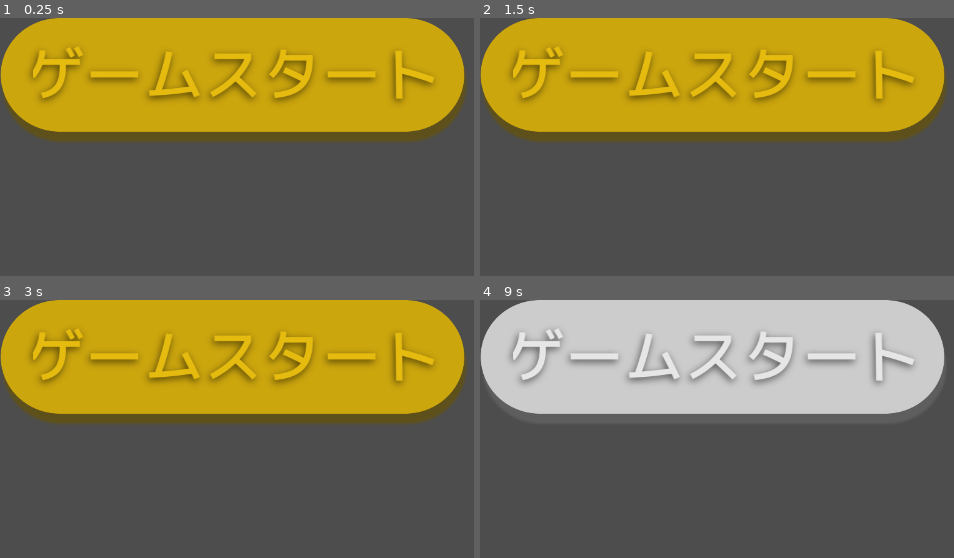
Above: before the commit, frames 1-4 (two rows, left to right).
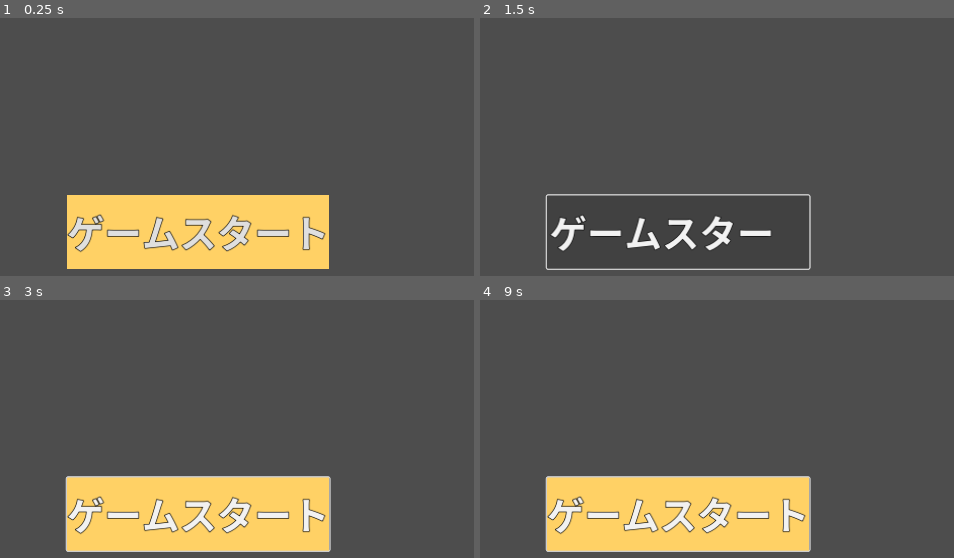
Above: after the commit, the same moments.

Repository: rikiaaaan/sustainable-development-game
Game: Godot game, scene res://title/title.tscn
Same seed, same stepped clock (60 frames per second), same inputs: the game is played once before the commit and once after it. This scene is started directly instead of the project's main scene.
Inputs (mouse positions are in pixels of both pictures, inside the frame that each line leads up to):
- Up to frame 1 (0.25 s): no input
- Up to frame 2 (1.5 s): click (679, 232) at 0.5 s, where only the run after the commit has a clickable "ゲームスタート"; click (679, 232) at 1.25 s, where only the run after the commit has a clickable "ゲームスタート"
- Up to frame 3 (3 s): click (199, 514) at 2 s, where only the run after the commit has a clickable "ゲームスタート"; tap Enter at 2.75 s; move the mouse to (outside the picture) at 2.77 s; hold Space (summon_sdg) from 2.78 s (still down)
- Up to frame 4 (9 s): move the mouse to (721, 547) at 3.52 s; release Space (summon_sdg) at 3.53 s; tap L at 3.6 s; tap Enter at 4.25, 5.75 s; move the mouse to (outside the picture) at 4.27 s; hold J 4.28-5.03 s; tap Space (summon_sdg) at 5, 6.5, 8.1 s; move the mouse to (outside the picture) at 5.02 s; tap K at 5.1 s; move the mouse to (outside the picture) at 5.77 s; hold I 5.78-6.53 s; move the mouse to (641, 457) at 6.52 s; tap E at 6.6 s; move the mouse to (920, 524) at 7.27 s; hold Q 7.28-8.03 s; move the mouse to (759, 413) at 8.02 s; move the mouse to (outside the picture) at 8.77 s; hold L from 8.78 s (still down)

The runs differ from the first frame. In frame 1, 60% of the frame differs, in the area x 0-99%, y 0-98%; in frame 2, 48%; in frame 3, 61%; in frame 4, 57%.

Commit message:
仮ゲームスタートボタンを作成

Diff:
--- a/title/title.tscn
+++ b/title/title.tscn
@@ -1,7 +1,13 @@
-[gd_scene load_steps=3 format=3 uid="uid://1najobv5dww8"]
+[gd_scene load_steps=5 format=3 uid="uid://1najobv5dww8"]
 
 [ext_resource type="Script" path="res://title/title.gd" id="1_vs2ow"]
 [ext_resource type="Texture2D" uid="uid://dncq5x46ocuy6" path="res://shared/img/button_gamestart.png" id="2_pphhd"]
+
+[sub_resource type="CanvasTexture" id="CanvasTexture_1oid5"]
+
+[sub_resource type="StyleBoxTexture" id="StyleBoxTexture_31a5v"]
+texture = SubResource("CanvasTexture_1oid5")
+modulate_color = Color(1, 0.819608, 0.396078, 1)
 
 [node name="title" type="Node"]
 script = ExtResource("1_vs2ow")
@@ -13,11 +19,23 @@
 offset_bottom = 40.0
 
 [node name="TextureRect" type="TextureRect" parent="Ui"]
+visible = false
 modulate = Color(1, 0.811765, 0.0666667, 1)
 layout_mode = 0
 offset_right = 40.0
 offset_bottom = 40.0
 texture = ExtResource("2_pphhd")
 
+[node name="Button" type="Button" parent="Ui"]
+layout_mode = 0
+offset_left = 107.0
+offset_top = 284.0
+offset_right = 526.0
+offset_bottom = 401.0
+theme_override_constants/outline_size = 4
+theme_override_font_sizes/font_size = 60
+theme_override_styles/normal = SubResource("StyleBoxTexture_31a5v")
+text = "ゲームスタート"
+
 [connection signal="mouse_entered" from="Ui/TextureRect" to="." method="_on_texture_rect_mouse_entered"]
 [connection signal="mouse_exited" from="Ui/TextureRect" to="." method="_on_texture_rect_mouse_exited"]
